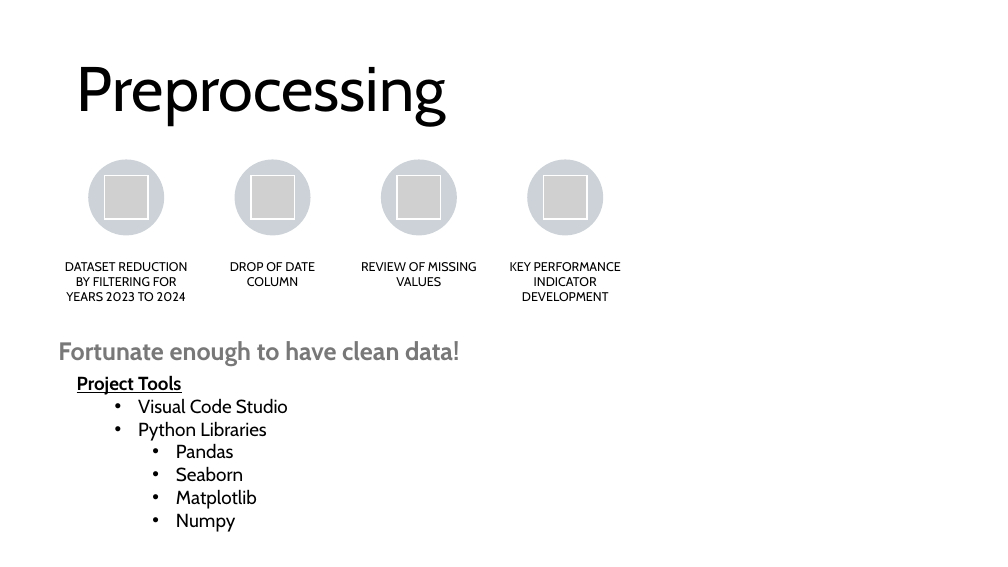
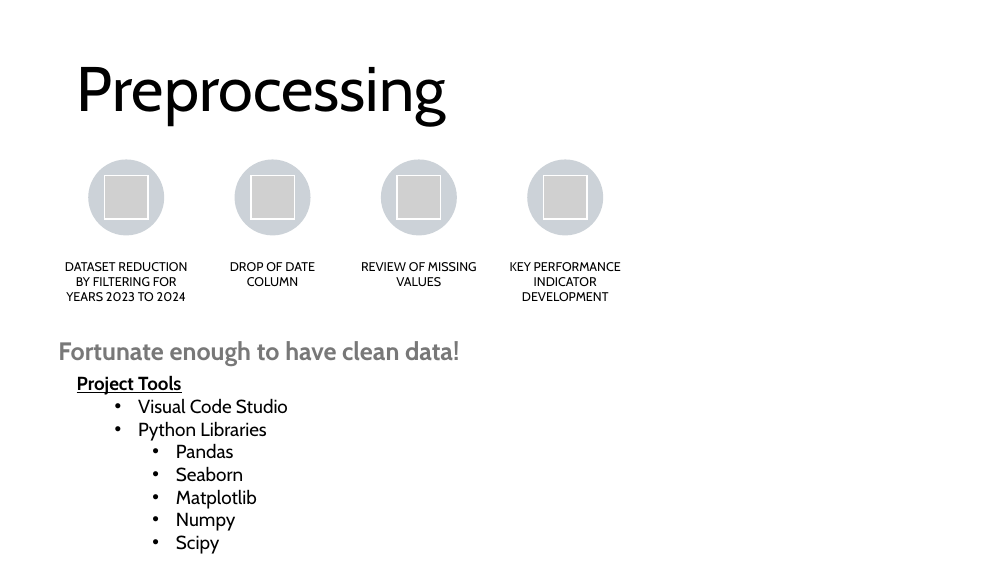
Before and after one commit to IssacEThomas/Data-Visualization, a slide deck: slide 4 of TARIFFS AND THE COUNTRIES THAT COULD BE IMPACTED.pptx. Drawn at 1008x567 pixels with LibreOffice and Linux fonts; fonts in the diff are those of the drawing; grey boxes stand for pictures. Boxes give left, top, right and bottom in pixels: in the first picture for what was removed or moved away, otherwise in the second. Text is boxed around its words. In the diff, an @@ line names an element or a change of style, - is before the commit and + after.

```diff
--- a/TARIFFS AND THE COUNTRIES THAT COULD BE IMPACTED.pptx
+++ b/TARIFFS AND THE COUNTRIES THAT COULD BE IMPACTED.pptx
@@ text at (176, 535, 219, 554): paragraph added @@
+    • Scipy
```
Also in this commit, not shown: 6 other slides changed, 3 slides added.
